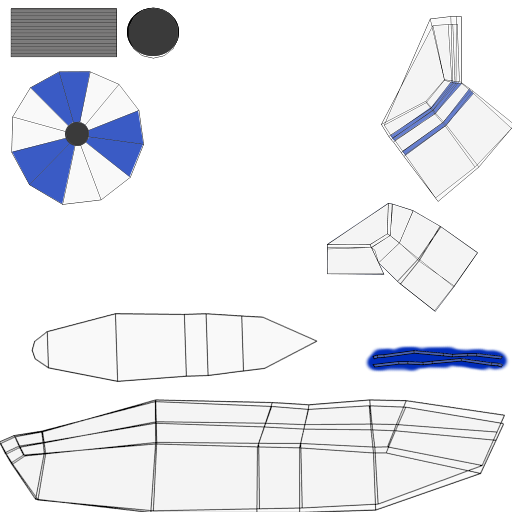
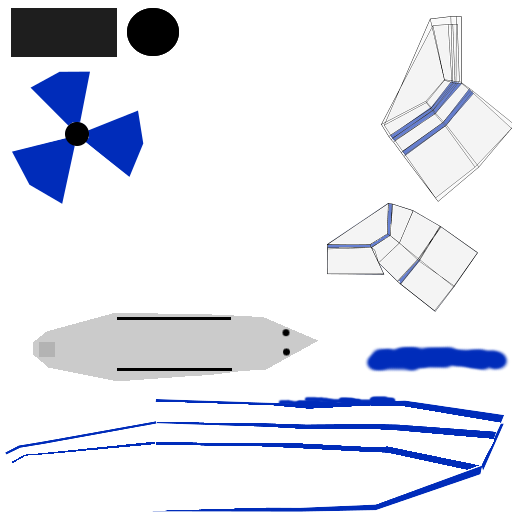
Layered file, before and after one edit (512 x 512). Changes by layer:
hid "TurretUV.png" over 10, 7, 179, 205
hid "RumpfUV.png" over 0, 313, 505, 512
painted on "Rumpf" over 0, 313, 505, 512
painted on "Geländer" over 398, 259, 421, 284
painted on "Bridge" over 327, 203, 421, 284
painted on "Turret" over 11, 8, 117, 57
